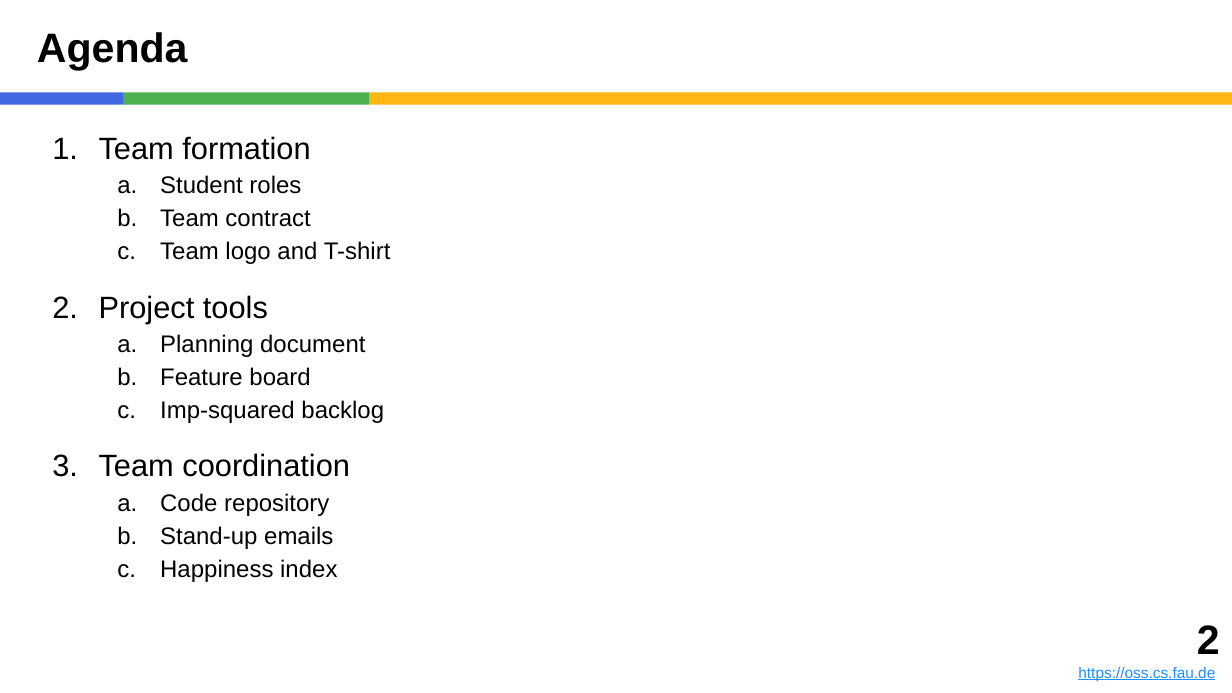
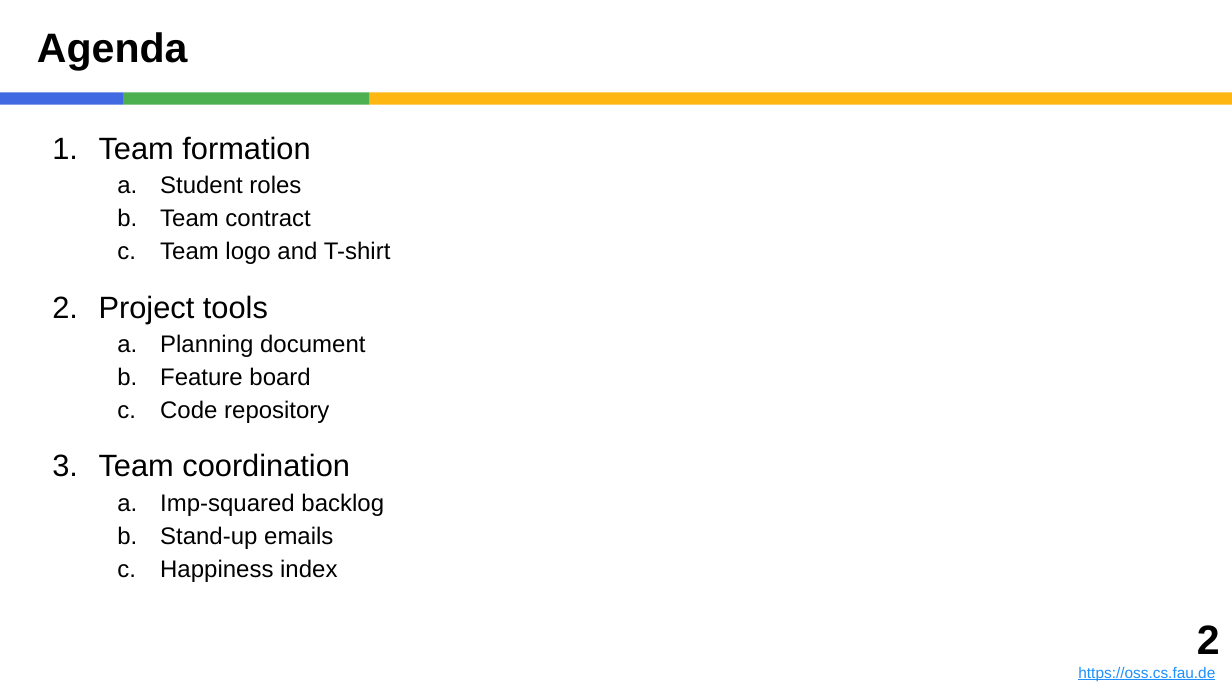
Before and after one commit to dirkriehle/amos-course, a slide deck: slide 2 of Lecture slides/AMOS B01 - Team and Tools.pptx. Drawn at 1232x693 pixels with LibreOffice and Linux fonts; fonts in the diff are those of the drawing. Boxes give left, top, right and bottom in pixels: in the first picture for what was removed or moved away, otherwise in the second. Text is boxed around its words. In the diff, an @@ line names an element or a change of style, - is before the commit and + after.

```diff
--- a/Lecture slides/AMOS B01 - Team and Tools.pptx
+++ b/Lecture slides/AMOS B01 - Team and Tools.pptx
@@ text at bbox=[99, 400, 350, 477]: paragraphs added @@
+  c. Code repository
+3. Team coordination
@@ text at bbox=[99, 453, 350, 516]: paragraphs removed @@
-3. Team coordination
-  a. Code repository
```
Also in this commit, not shown: 9 other slides changed, 3 slides added, 1 slide removed, 15 other files.
